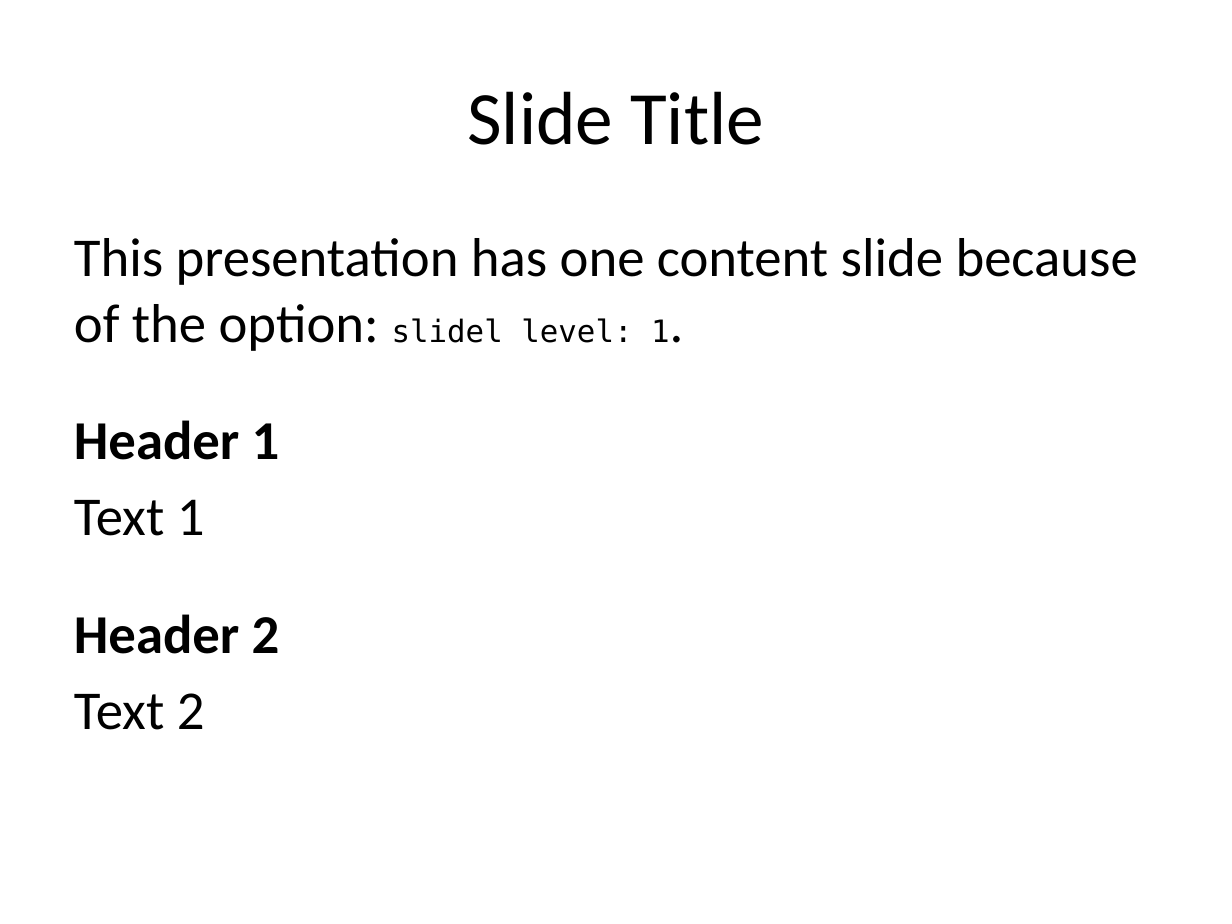
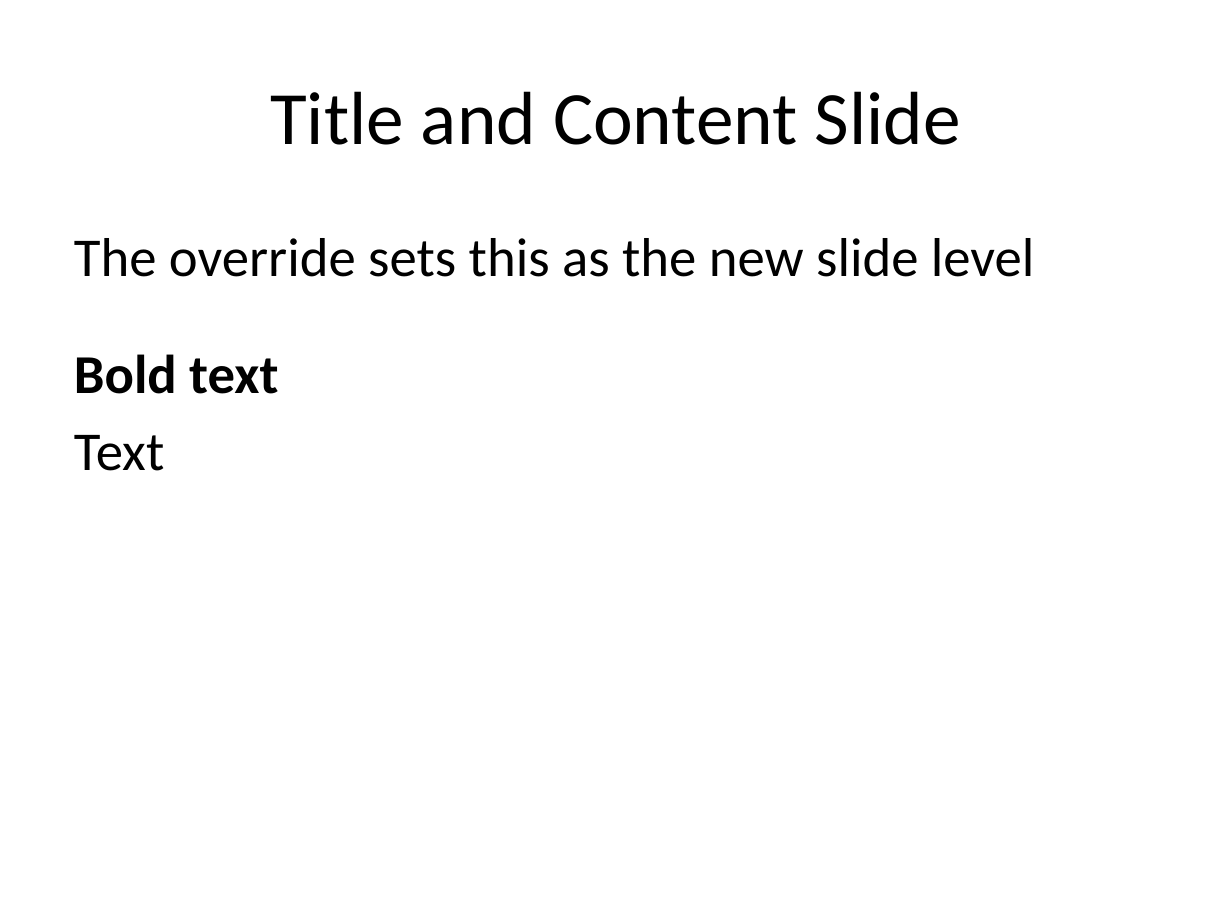
Before and after one commit to sol-eng/powerpoint, a slide deck: slide 8 of slide-level/slide-level.pptx (slide 2 before the commit). Drawn at 1232x924 pixels with LibreOffice and Linux fonts; fonts in the diff are those of the drawing. Boxes give left, top, right and bottom in pixels: in the first picture for what was removed or moved away, otherwise in the second. Text is boxed around its words. In the diff, an @@ line names an element or a change of style, - is before the commit and + after.

Commit message:
updating slide-level

```diff
--- a/slide-level/slide-level.pptx
+++ b/slide-level/slide-level.pptx
@@ title at box(270, 91, 961, 145): text changed @@
-Slide Title
+Title and Content Slide
@@ text at box(74, 238, 1035, 471): text changed @@
-This presentation has one content slide because of the option: slidel level: 1.
-Header 1
-Text 1
-Header 2
-Text 2
+The override sets this as the new slide level
+Bold text
+Text
```
Also in this commit, not shown: 7 slides added, 1 slide removed, 4 other files.
